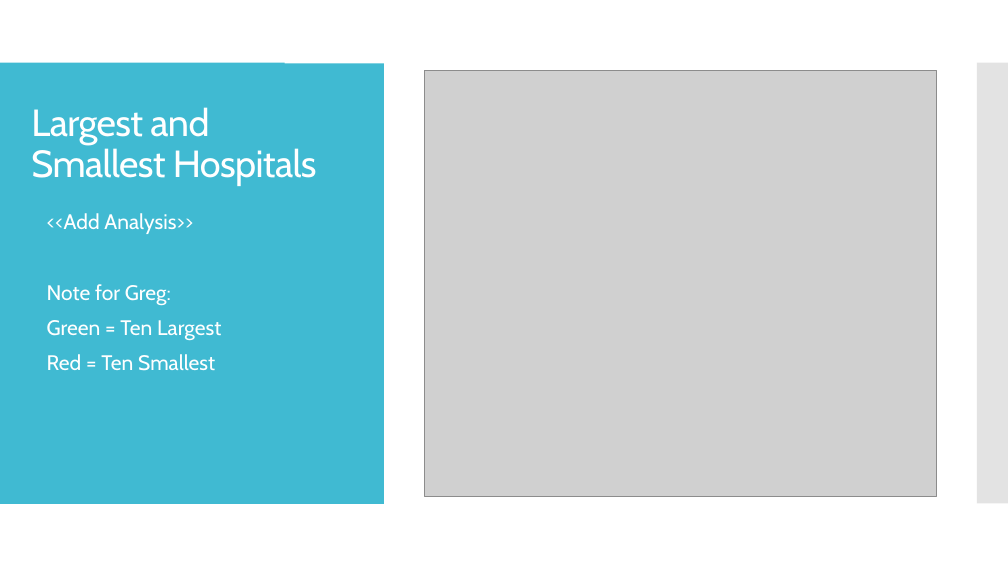
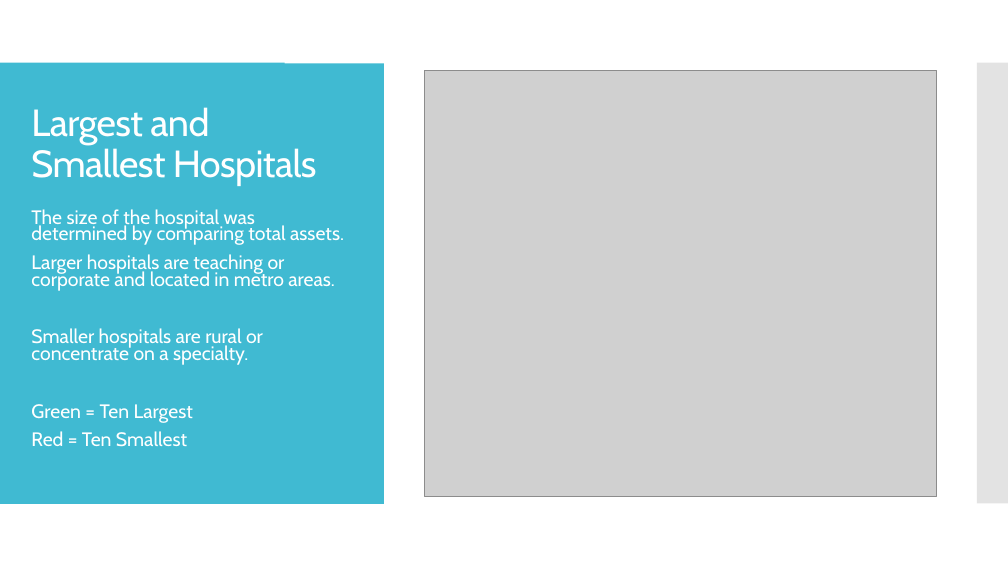
Before and after one commit to manuel-sosa/project3_data_viz, a slide deck: slide 6 of Jenae/Project 3 - California Hospital Performance Comparison.pptx. Drawn at 1008x567 pixels with LibreOffice and Linux fonts; fonts in the diff are those of the drawing; grey boxes stand for pictures. Boxes give left, top, right and bottom in pixels: in the first picture for what was removed or moved away, otherwise in the second. Text is boxed around its words. In the diff, an @@ line names an element or a change of style, - is before the commit and + after.

```diff
--- a/Jenae/Project 3 - California Hospital Performance Comparison.pptx
+++ b/Jenae/Project 3 - California Hospital Performance Comparison.pptx
@@ text at [31,209,344,365]: text changed; size 20 to 18.5 pt @@
-• <<Add Analysis>>
-• Note for Greg:
+The size of the hospital was determined by comparing total assets.
+Larger hospitals are teaching or corporate and located in metro areas.
+Smaller hospitals are rural or concentrate on a specialty.
@@ text at [31,404,193,447]: size 20 to 18.5 pt in "Green = Ten Largest", "Red = Ten Smallest"; bullet • to none; line spacing 0.9 to 0.7 @@
```
Also in this commit, not shown: 2 slides added, 6 other files.
